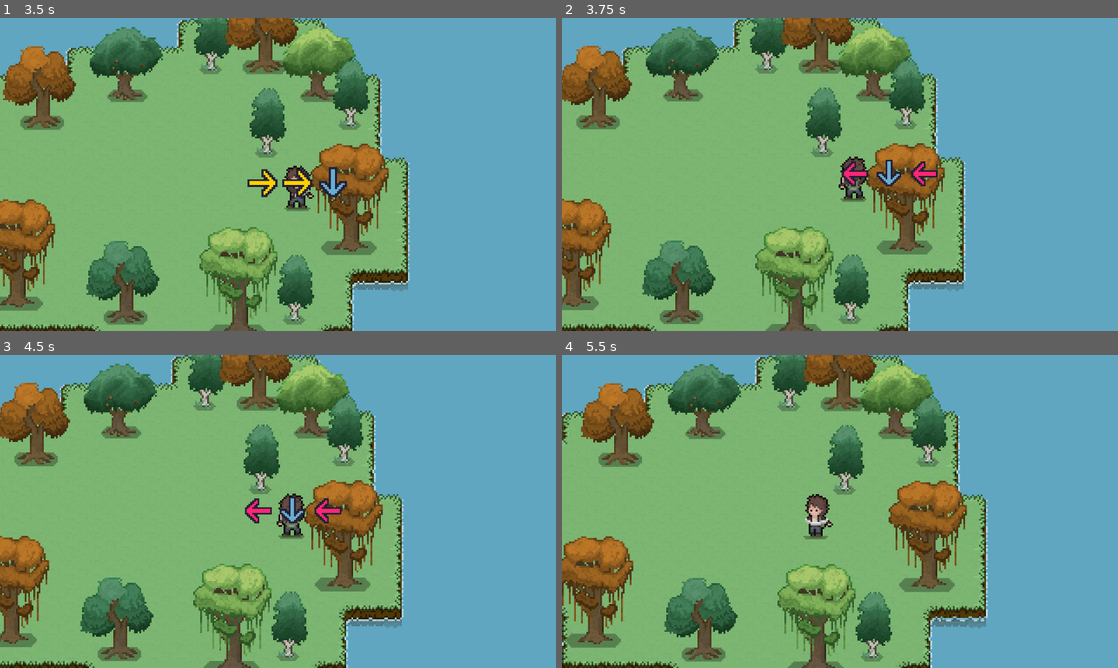
Above: before the commit, frames 1-4 (two rows, left to right).
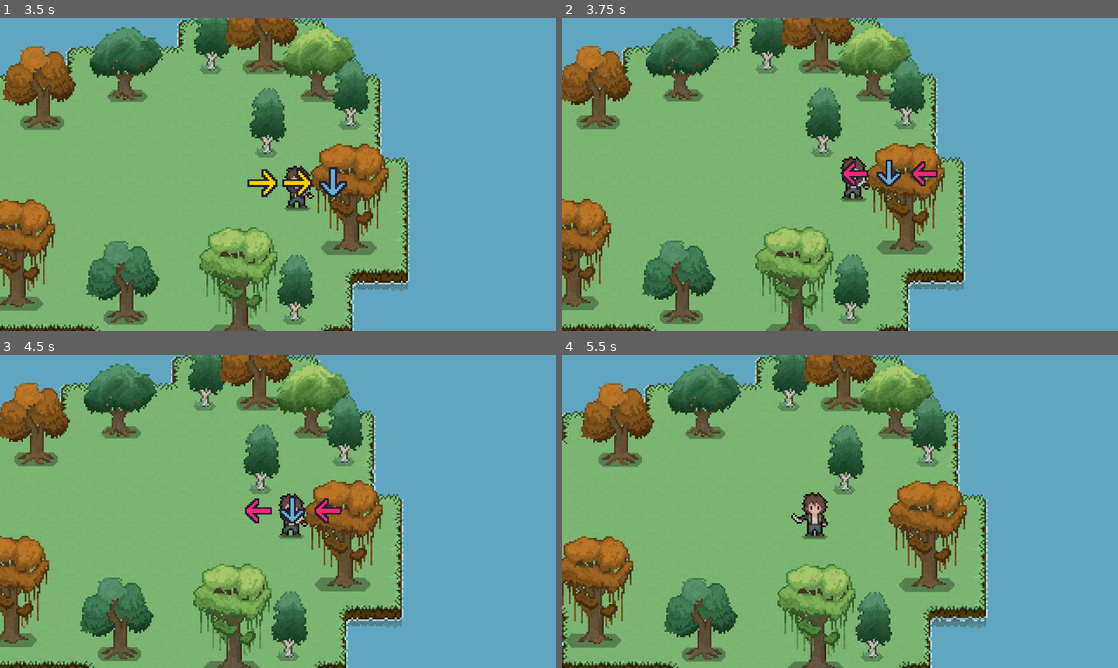
Above: after the commit, the same moments.

Repository: bonsaipropaganda/advjam2023
Game: Godot game, scene res://scenes/GUI/menus/main_menu.tscn
Same seed, same stepped clock (60 frames per second), same inputs: the game is played once before the commit and once after it. Sound files missing from this copy of the repository are replaced by a short silence.
Inputs (mouse positions are in pixels of both pictures, inside the frame that each line leads up to):
- Up to frame 1 (3.5 s): click (111, 133) at 0.5 s; tap Enter at 1.25 s; hold D (keyboard_right) 1.28-2.03 s; tap E (Interact) at 1.35, 2.85 s; hold S (keyboard_down) 2.03-2.78 s; tap Space (keyboard_space) at 2.1, 2.75 s; hold D (keyboard_right) from 2.78 s (still down)
- Up to frame 2 (3.75 s): release D (keyboard_right) at 3.53 s; hold W (keyboard_up) from 3.53 s (still down); tap Space (keyboard_space) at 3.6 s
- Up to frame 3 (4.5 s): tap Enter at 4.25 s; release W (keyboard_up) at 4.28 s; hold A (keyboard_left) from 4.28 s (still down); tap E (Interact) at 4.35 s
- Up to frame 4 (5.5 s): keep holding A (keyboard_left); tap Space (keyboard_space) at 5.1 s

Frame 1 is identical in both runs. In frame 2, 0.2% of the frame differs, in the area x 49-56%, y 44-58%; in frame 3, 0.2%; in frame 4, 0.4%, in the area x 41-49%, y 43-59%.

Commit message:
clean qte, fix player attack direction animation

Diff:
--- a/AdventureJam2023/player_attack_QTE/qte.gd
+++ b/AdventureJam2023/player_attack_QTE/qte.gd
@@ -5,14 +5,14 @@
 var called: bool = false
 
 @export var qte_sequence: Array[int]
+# how many correct characters the player has ah. done.
 @export var qte_counter: int = 0
 var is_qte: bool = false
 
 @export var qte_reset_timer: float = 1.5
 @export var qte_timer: float = 1.5
-@export var qte_previous_time: float = 0
-@export var qte_delta_time: float = 0
-
+var qte_previous_time: float = 0
+var qte_delta_time: float = 0
 var success: bool = false
 
 ##############################################.
@@ -38,7 +38,7 @@
 
 	#hey, da QTE timer!!!. AHHH!!!!, TODO: make some sorta weird shader that'll slowly make the screen go grayscale to indicate that the time's gonna run out
 	qte_timer = qte_reset_timer
-	qte_counter = 0  #how many correct characters the player has ah. done.
+	qte_counter = 0
 
 
 #get the random sequence of characetsrs
@@ -90,7 +90,6 @@
 
 ##############################################
 func fetch_input() -> int:
-	var ret_val: int = -1
 	if Input.is_action_just_pressed("keyboard_up"):
 		return 0
 	if Input.is_action_just_pressed("keyboard_right"):
@@ -99,7 +98,7 @@
 		return 2
 	if Input.is_action_just_pressed("keyboard_down"):
 		return 3
-	return ret_val
+	return -1
 
 
 func qte_iter(input: int) -> void:
--- a/AdventureJam2023/scripts/Entities/player.gd
+++ b/AdventureJam2023/scripts/Entities/player.gd
@@ -7,17 +7,18 @@
 @onready var qte = $qte
 @onready var animationTree := $AnimatorTree
 @onready var animationsprite := $AnimationSprite
-@onready var animatorTreeMode = animationTree.get("parameters/playback")
+@onready var playback: AnimationNodeStateMachinePlayback = animationTree.get("parameters/playback")
 
 @onready var deathScreen = owner.get_node("GUI/DeathScreen")
 
-var input_direction : Vector2
-var is_slashing : bool
-var health : int = 100
+var input_direction: Vector2
+var is_slashing: bool
+var health: int = 100
 
 
 func _ready():
-	animationsprite.set_visible(false)#sets the knife as invisible. duh. don't wanna see it.
+	animationsprite.set_visible(false)  #sets the knife as invisible. duh. don't wanna see it.
+
 
 func _input(event):
 #	pause menu
@@ -25,32 +26,37 @@
 		get_tree().paused = true
 		owner.get_node("GUI/pause").visible = true
 
+
 ######################################################################################
 #---------------------------------the main stuff--------------------------------------
 ######################################################################################
 func _physics_process(delta):
-
 	#first getting alllll the inputs from the player
-	input_direction = Input.get_vector("keyboard_left", "keyboard_right", "keyboard_up", "keyboard_down")
+	input_direction = Input.get_vector(
+		"keyboard_left", "keyboard_right", "keyboard_up", "keyboard_down"
+	)
 	is_slashing = Input.is_action_just_pressed("keyboard_space")
 
 	#a tiny function to make the player move!!!
 	move(input_direction, delta, is_slashing)
-	slash(is_slashing)#a tiny function that communicates with the QTE stuff, and do the QTE game
+	slash(is_slashing)  #a tiny function that communicates with the QTE stuff, and do the QTE game
 
 	#ANIMATION FUNCIONS
-	walk_animation(input_direction)#this function makes does all of the player "Walk animation"
-	slash_animation(is_slashing)#this one's for the slash animations
+	walk_animation(input_direction)  #this function makes does all of the player "Walk animation"
+	slash_animation(is_slashing)  #this one's for the slash animations
 
 	update_health()
 
-func move(_input_direction : Vector2, _delta : float,  _is_slashing : bool) -> void:
-	if _is_slashing : return #is the player slashing?. then don't move.
+
+func move(_input_direction: Vector2, _delta: float, _is_slashing: bool) -> void:
+	if _is_slashing:
+		return  #is the player slashing?. then don't move.
 	velocity = _input_direction.normalized() * speed
 	move_and_slide()
 
+
 #is da player slashing???. bring the slash thingy from the edge of the map and make it visible
-func slash(is_slashing : bool) -> void:
+func slash(is_slashing: bool) -> void:
 	#is the player slashing?. and the qte is not being used?. use it!!!
 	if is_slashing and qte.is_qte == false:
 		qte.init_qte()
@@ -58,7 +64,7 @@
 	#yayy!!!, is the QTE is successful, reset it. and animate the knife
 	if qte.is_success():
 		animationsprite.set_visible(true)
-		if animationTree.get('parameters/Mele/blend_position').y < 0:
+		if animationTree.get("parameters/Mele/blend_position").y < 0:
 			animationsprite.flip_v = true
 			animationsprite.z_index = -1
 			animationsprite.play("default")
@@ -70,37 +76,48 @@
 		await animationsprite.animation_finished
 		animationsprite.set_visible(false)
 
+
 func walk_animation(_input_direction) -> void:
 	if _input_direction.x != 0 || _input_direction.y != 0:
-		animationTree.set('parameters/Walk/blend_position', _input_direction.normalized())
+		animationTree.set("parameters/Walk/blend_position", _input_direction.normalized())
 		animationTree.set("parameters/Idle/blend_position", _input_direction.normalized())
-		animatorTreeMode.travel('Walk')
+		playback.travel("Walk")
 	else:
-		animatorTreeMode.travel('Idle')
+		playback.travel("Idle")
 
-func slash_animation(is_slashing : bool) -> void:
+
+func slash_animation(is_slashing: bool) -> void:
 	if is_slashing:
-		animationTree.set('parameters/Mele/blend_position', input_direction.normalized())
-		animatorTreeMode.travel('Mele')
+		playback.travel("Mele")
+	# attack direction is the latest move direction that is not zero,
+	# and player can't change attack direction while attacking
+	if input_direction != Vector2.ZERO and playback.get_current_node() != "Mele":
+		animationTree.set("parameters/Mele/blend_position", input_direction.normalized())
+
 
 func update_health():
 	var healthBar = $HealthBar
 	healthBar.value = health
 
-	if health >= 100: healthBar.visible = false
-	else: healthBar.visible = true
+	if health >= 100:
+		healthBar.visible = false
+	else:
+		healthBar.visible = true
 	if health == 0:
 		die()
+
 
 func _on_regen_timer_timeout():
 	if health < 100:
 		health += 20
-		if health>100:
+		if health > 100:
 			health = 100
 	if health == 0:
 		health = 0
+
+
 func die():
-	if health<=0:
+	if health <= 0:
 		get_tree().paused = true
 		deathScreen.visible = true
 
